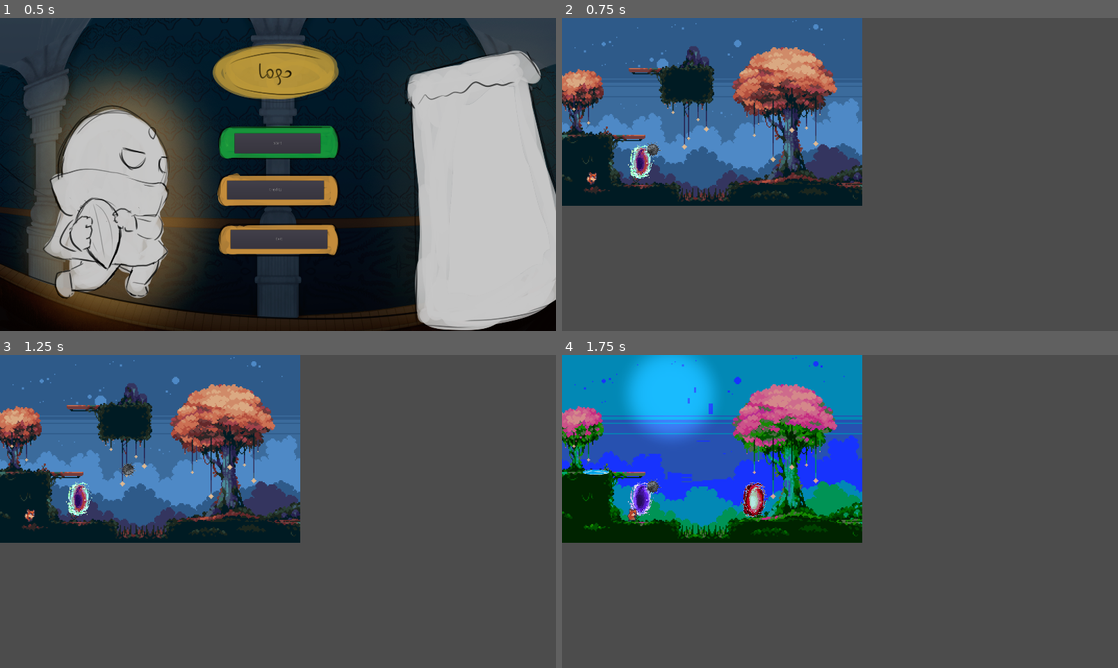
Above: before the commit, frames 1-4 (two rows, left to right).
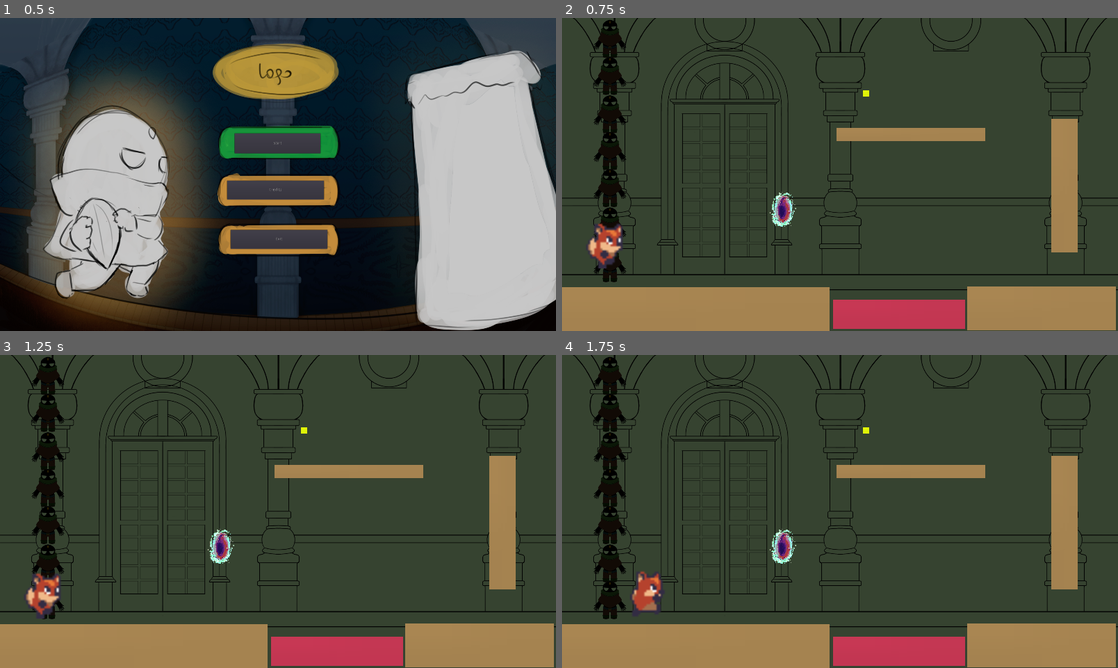
Above: after the commit, the same moments.

Repository: alaniv/GGJ2023TimelessMansion
Game: Godot game, scene res://Prototype/MainMenu/MainMenu.tscn
The game is run twice, just before and just after one commit, with the same random seed, the same clock (stepped at 60 frames per second) and the same inputs. The project has no main scene, so this scene is started directly.
Inputs:
- Up to frame 1 (0.5 s): no input
- Up to frame 2 (0.75 s): click "Start" at 0.5 s
- Up to frame 3 (1.25 s): no input
- Up to frame 4 (1.75 s): tap Enter (ui_accept) at 1.25, 1.52 s; hold Right (ui_right) from 1.28 s (still down)

Frame 1 is identical in both runs. In frame 2, 99% of the frame differs, in the area x 0-100%, y 0-100%; in frame 3, 99%; in frame 4, 100%.

Commit message:
enganche a level 1

Diff:
--- a/Prototype/MainMenu/MainMenu.tscn
+++ b/Prototype/MainMenu/MainMenu.tscn
@@ -6,7 +6,7 @@
 script/source = "extends Control
 
 func _on_Start_pressed():
-	var _ret = get_tree().change_scene(\"res://Prototype/Levels/TestLevelObstaculosPinches.tscn\")
+	var _ret = get_tree().change_scene(\"res://Prototype/Levels/Level1.tscn\")
 
 func _on_Credits_pressed():
 	var _ret = get_tree().change_scene(\"res://Prototype/MainMenu/Credits.tscn\")
